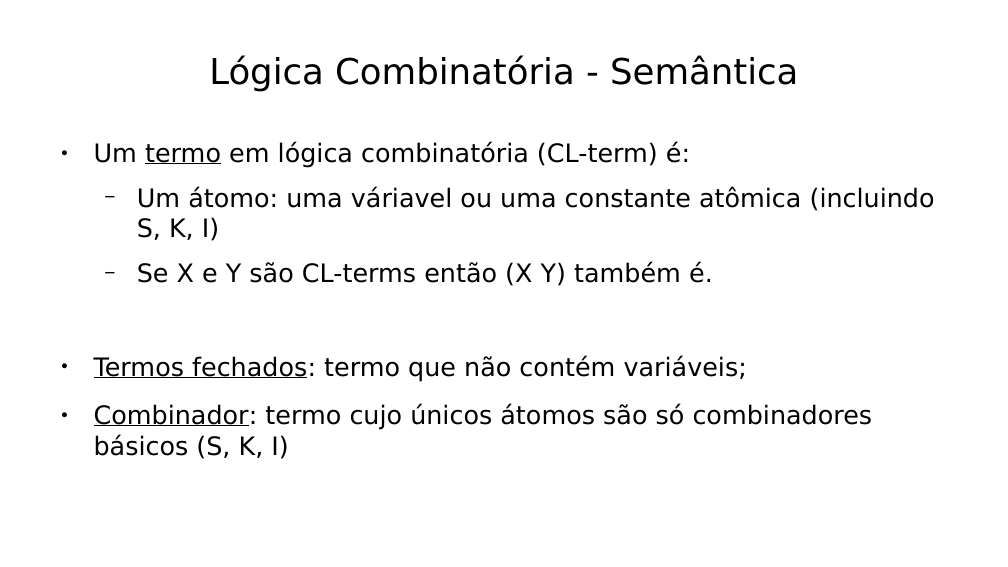
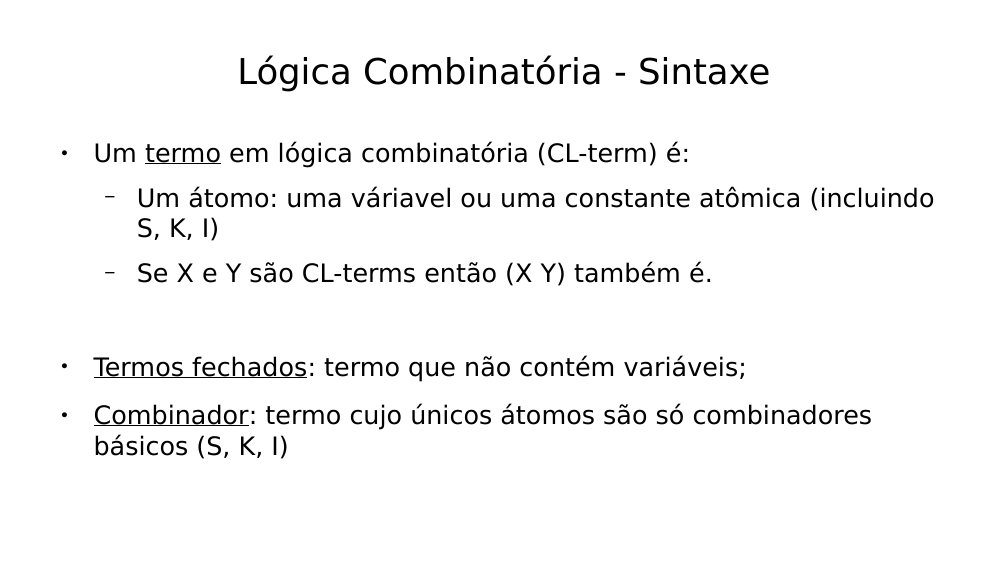
Before and after one commit to hlah/teoria_da_computacao, a slide deck: slide 4 of pesquisa/slides.odp. Drawn at 1008x567 pixels with LibreOffice and Linux fonts; fonts in the diff are those of the drawing. Boxes give left, top, right and bottom in pixels: in the first picture for what was removed or moved away, otherwise in the second. Text is boxed around its words. In the diff, an @@ line names an element or a change of style, - is before the commit and + after.

Commit message:
slide 4: troca de semântica por sintaxe highlight dos termos no slide 8,9 slide 12: troca de remoção por eliminação de abstração

```diff
--- a/pesquisa/slides.odp
+++ b/pesquisa/slides.odp
@@ title at (237,55,770,91): text changed @@
-Lógica Combinatória - Semântica
+Lógica Combinatória - Sintaxe
```
Also in this commit, not shown: 5 other slides changed, 1 slide added, 1 slide removed.
